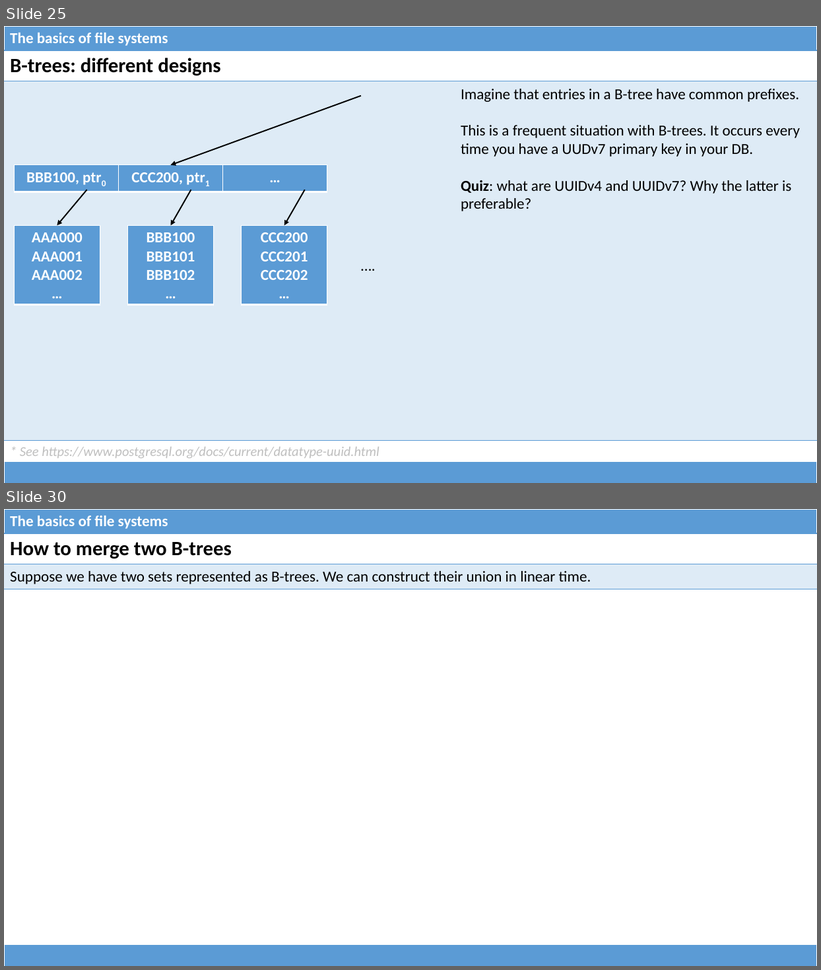
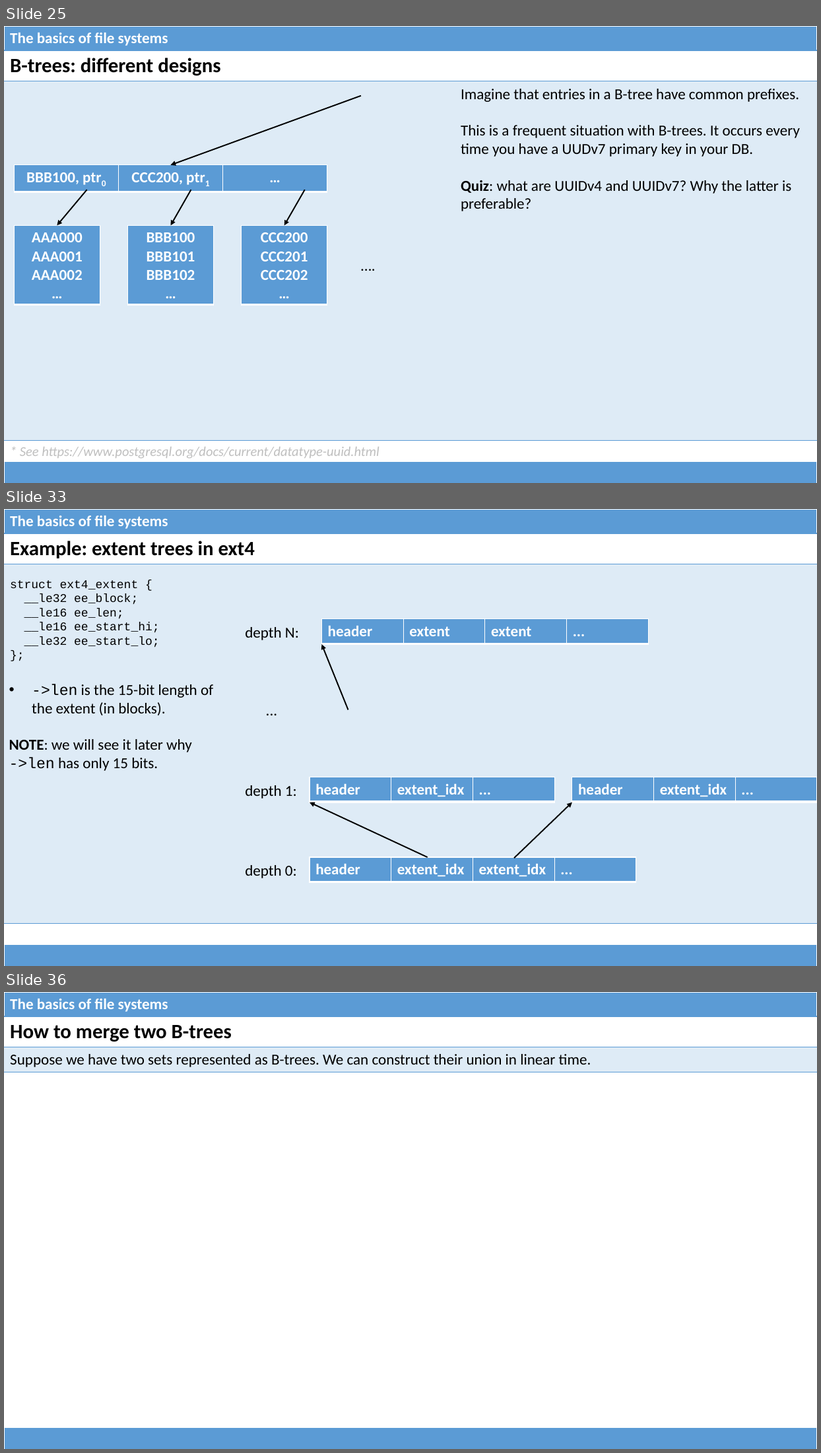
Before and after one commit to dominiquelefevre/filesystems-101-jb, a slide deck: talks/src/class05.pptx. Shown one above the other, each under a label of ours: slides 25 and 30 before the commit, slides 25, 33 and 36 after it; the slides between them are not shown. The pictures are 821x970 and 821x1453 pixels, drawn with LibreOffice and Linux fonts; fonts in the diff are those of the drawing. Boxes give left, top, right and bottom in pixels: in the first picture for what was removed or moved away, otherwise in the second. Text is boxed around its words. In the diff, an @@ line names an element or a change of style, - is before the commit and + after.

Commit message:
class05: ext4's extent trees and Blocked Bloom Filters.

```diff
--- a/talks/src/class05.pptx
+++ b/talks/src/class05.pptx
@@ slide 33 added at [4, 509, 817, 966], background #FFFFFF @@
@@ table added at [4, 509, 817, 533], 1 rows, 1 columns @@
+The basics of file systems
@@ table added at [4, 533, 817, 918], 2 rows, 1 columns @@
+Example: extent trees in ext4
+
@@ text added at [10, 580, 159, 648], 14 pt, text #000000 @@
+struct ext4_extent {
+__le32 ee_block;
+__le16 ee_len;
+__le16 ee_start_hi;
+__le32 ee_start_lo;
+};
@@ text added at [245, 627, 299, 640], 18 pt, text #000000 @@
+depth N:
@@ table added at [322, 619, 649, 644], 1 rows, 4 columns @@
+header | extent | extent | ...
@@ arrow added from (348, 710) to (322, 644), #000000 1.5 pt @@
@@ text added at [9, 684, 213, 771], 18 pt, text #000000 @@
+• ->len is the 15-bit length of the extent (in blocks).
+NOTE: we will see it later why
+->len has only 15 bits.
@@ text added at [240, 698, 305, 722], 18 pt, text #000000 @@
+...
@@ text added at [245, 786, 297, 799], 18 pt, text #000000 @@
+depth 1:
@@ table added at [310, 778, 555, 803], 1 rows, 3 columns @@
+header | extent_idx | ...
@@ table added at [572, 778, 817, 803], 1 rows, 3 columns @@
+header | extent_idx | ...
@@ arrow added from (427, 857) to (310, 803), #000000 1.5 pt @@
@@ arrow added from (515, 859) to (572, 803), #000000 1.5 pt @@
@@ table added at [310, 857, 636, 883], 1 rows, 4 columns @@
+header | extent_idx | extent_idx | ...
@@ text added at [245, 865, 297, 879], 18 pt, text #000000 @@
+depth 0:
@@ table added at [4, 945, 817, 966], 1 rows, 1 columns @@
+
@@ what was slide 30 is now slide 36 @@
```
Also in this commit, not shown: 14 slides changed, 7 other slides added, 1 other file.
